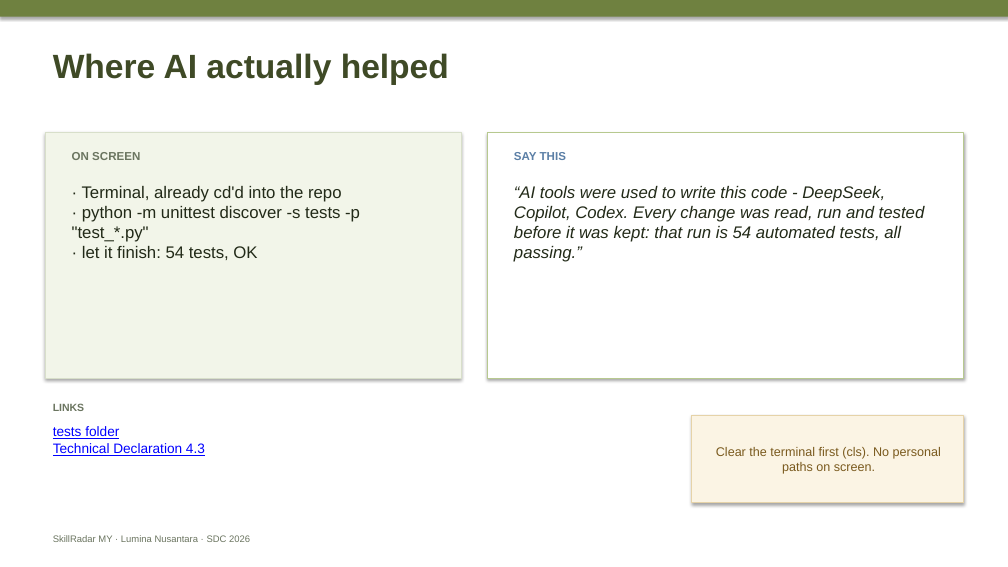
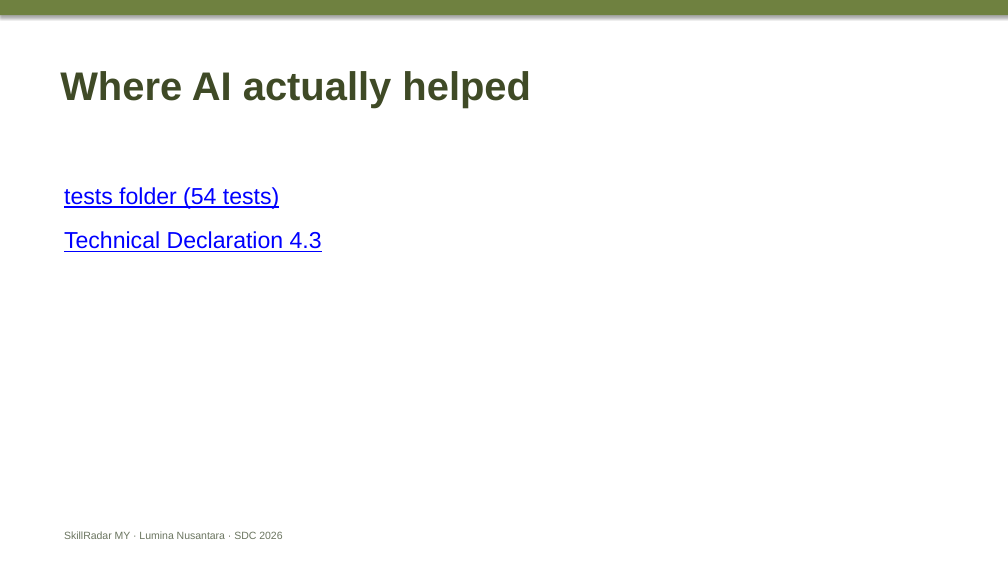
Before and after one commit to douyinlin/sdc2026-lumina-nusantara, a slide deck: slide 3 of team/CUE_DECK_4min10_to_6min.pptx. Drawn at 1008x567 pixels with LibreOffice and Linux fonts; fonts in the diff are those of the drawing. Boxes give left, top, right and bottom in pixels: in the first picture for what was removed or moved away, otherwise in the second. Text is boxed around its words. In the diff, an @@ line names an element or a change of style, - is before the commit and + after.

Commit message:
docs(team): strip the cue deck to title plus links

```diff
--- a/team/CUE_DECK_4min10_to_6min.pptx
+++ b/team/CUE_DECK_4min10_to_6min.pptx
@@ text "Where AI actually helped": place and size @@
-text "Where AI actually helped" at [53,53,449,85]
+text "Where AI actually helped" at [60,71,531,108]
@@ text "Where AI actually helped" at [60,71,531,108]: size 32 to 38 pt @@
@@ rectangle removed at [45,132,461,378] @@
@@ rectangle removed at [488,132,964,378] @@
@@ text "tests folder (54 tests)": place and size @@
-text "tests folder (54 tests)" at [53,426,205,456]
+text "tests folder (54 tests)" at [64,187,322,252]
@@ text removed at [72,152,140,160] @@
-ON SCREEN
@@ text removed at [514,152,566,160] @@
-SAY THIS
@@ text at [64,187,279,209]: text changed; size 13 to 22 pt @@
-tests folder
+tests folder (54 tests)
@@ text removed at [72,186,360,260] @@
-· Terminal, already cd'd into the repo
-· python -m unittest discover -s tests -p "test_*.py"
-· let it finish: 54 tests, OK
@@ text removed at [514,186,925,262] @@
-“AI tools were used to write this code - DeepSeek, Copilot, Codex. Every change was read, run and tested before it was kept: that run is 54 automated tests, all passing.”
@@ text at [64,231,322,252]: size 13 to 22 pt in "Technical Declaration 4.3"; more space between paragraphs @@
@@ text removed at [53,403,84,411] @@
-LINKS
@@ rectangle removed at [692,416,964,503] @@
-Clear the terminal first (cls). No personal paths on screen.
@@ text "SkillRadar MY · Lumina Nusantara ...": place and size @@
-text "SkillRadar MY · Lumina Nusantara ..." at [53,535,250,542]
+text "SkillRadar MY · Lumina Nusantara ..." at [64,531,282,539]
@@ text "SkillRadar MY · Lumina Nusantara ..." at [64,531,282,539]: size 9 to 10 pt @@
```
Also in this commit, not shown: 6 other slides changed, 2 other files.
